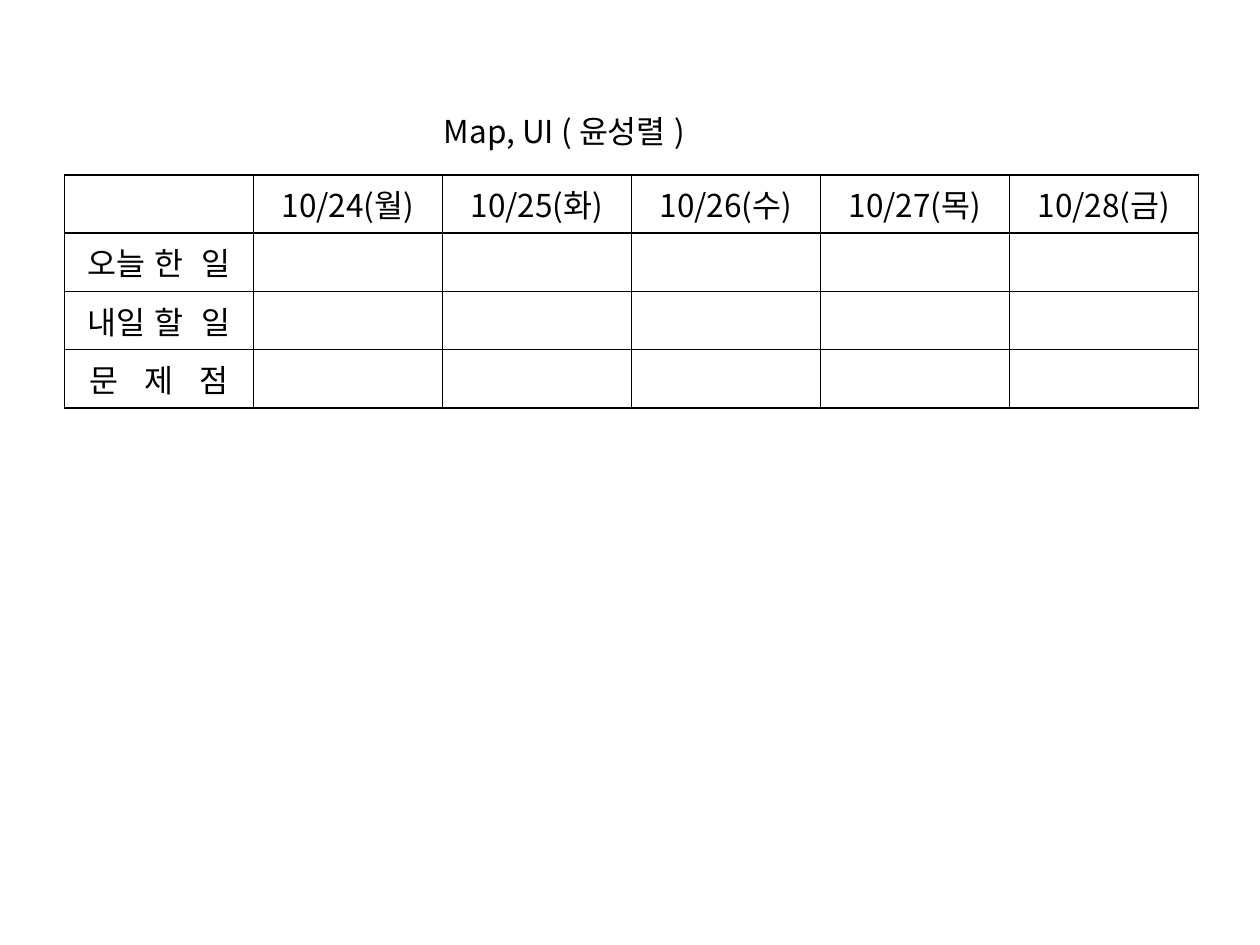
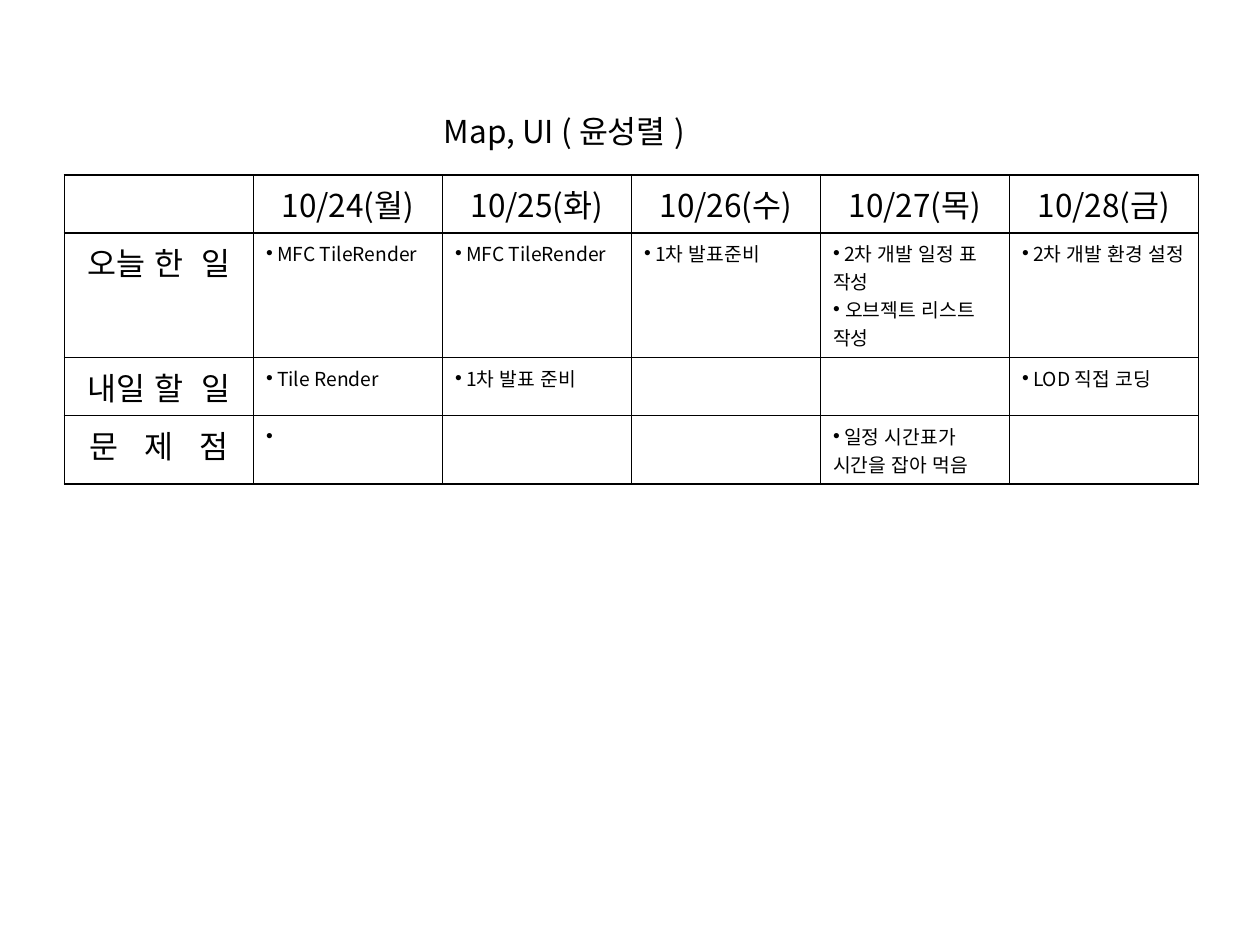
Before and after one commit to TomLeeLive/enpgame, a slide deck: slide 3 of doc/_meeting_weekly_doc/01_week_plan_20161028.pptx. Drawn at 1260x945 pixels with LibreOffice and Linux fonts; fonts in the diff are those of the drawing. Boxes give left, top, right and bottom in pixels: in the first picture for what was removed or moved away, otherwise in the second. Text is boxed around its words. In the diff, an @@ line names an element or a change of style, - is before the commit and + after.

```diff
--- a/doc/_meeting_weekly_doc/01_week_plan_20161028.pptx
+++ b/doc/_meeting_weekly_doc/01_week_plan_20161028.pptx
@@ table at (64, 175, 1198, 478) @@
-row 2: 오늘 한 일 |  |  |  |  | 
+row 2: 오늘 한 일 | MFC TileRender | MFC TileRender | 1차 발표준비 | 2차 개발 일정 표 작성 / 오브젝트 리스트 작성 | 2차 개발 환경 설정
-row 3: 내일 할 일 |  |  |  |  | 
+row 3: 내일 할 일 | Tile Render | 1차 발표 준비 |  |  | LOD 직접 코딩
-row 4, column 5: 
+row 4, column 5: 일정 시간표가 시간을 잡아 먹음
```
Also in this commit, not shown: 2 other slides changed.
